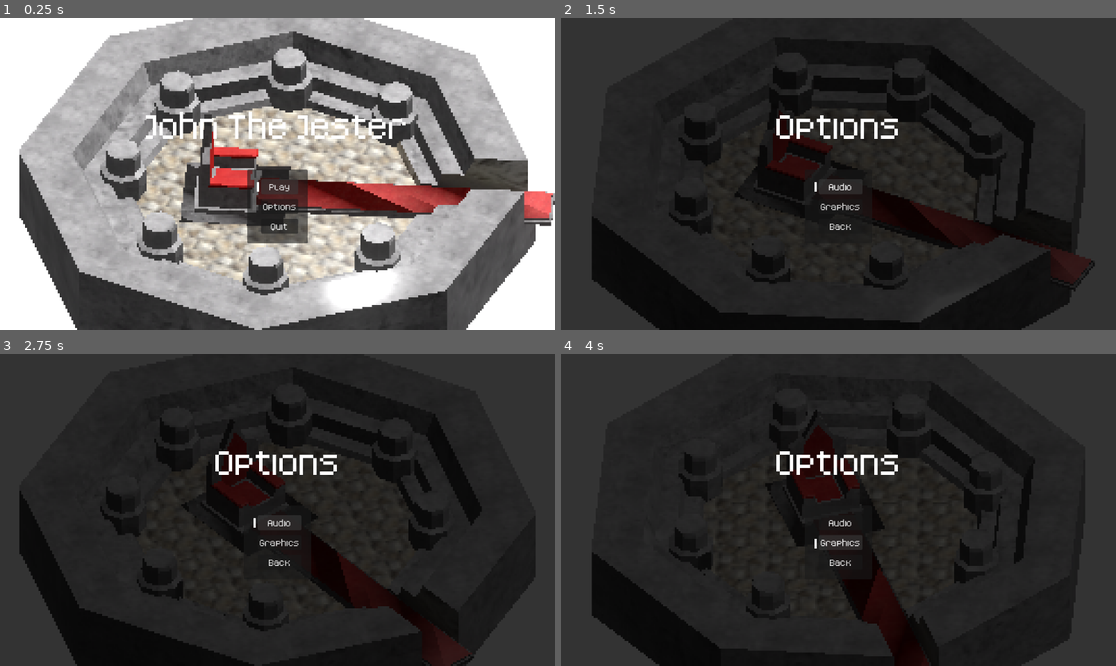
Above: before the commit, frames 1-4 (two rows, left to right).
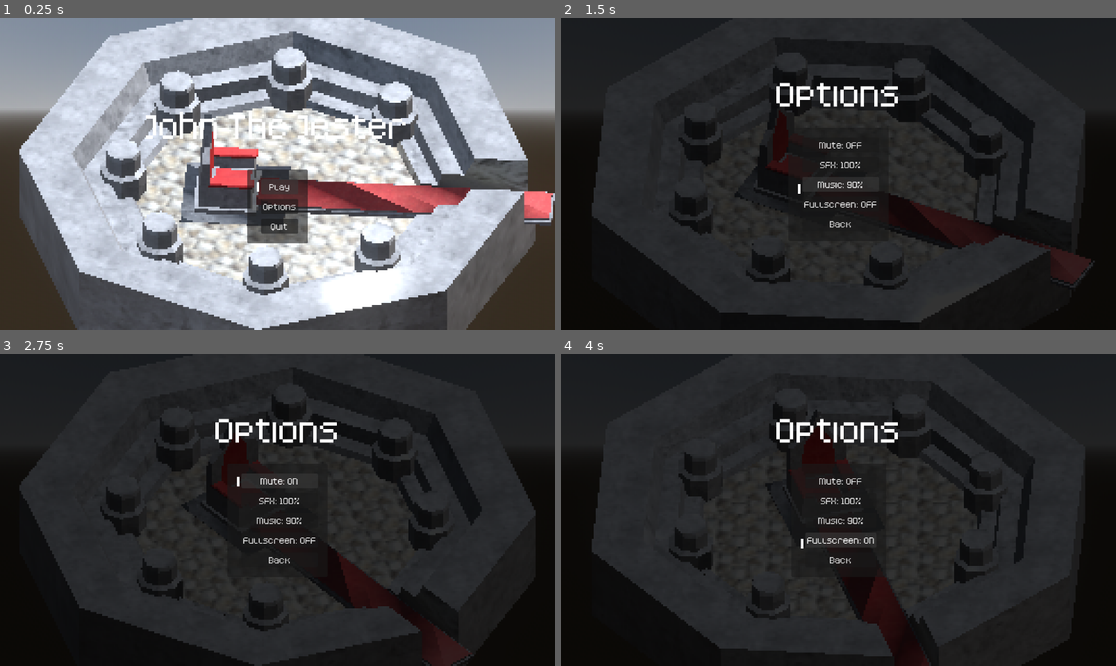
Above: after the commit, the same moments.

Repository: JammingDino/john-the-jester
Game: Godot game, scene res://Main.tscn
The game is run twice, just before and just after one commit, with the same random seed, the same clock (stepped at 60 frames per second) and the same inputs.
Inputs (mouse positions are in pixels of both pictures, inside the frame that each line leads up to):
- Up to frame 1 (0.25 s): no input
- Up to frame 2 (1.5 s): click "Options" at 0.5 s; click (838, 186) at 1.25 s, where only the run before the commit has a clickable "Audio"
- Up to frame 3 (2.75 s): click (277, 481) at 2 s, where only the run after the commit has a clickable "Mute: OFF"
- Up to frame 4 (4 s): click (838, 481) at 2.75 s, where only the run after the commit has a clickable "Mute: ON"; click (838, 541) at 3.5 s, where only the run before the commit has a clickable "Graphics"

The runs differ from the first frame. In frame 1, 84% of the frame differs, in the area x 0-100%, y 0-100%; in frame 2, 15%; in frame 3, 15%; in frame 4, 16%.

Commit message:
Added sounds and settings menus.

Diff:
--- a/Main.tscn
+++ b/Main.tscn
@@ -4,7 +4,14 @@
 [ext_resource type="Script" uid="uid://dk35fctqxji3h" path="res://Script/main.gd" id="1_r0du0"]
 [ext_resource type="PackedScene" uid="uid://lvr4pme8a85v" path="res://Scenes/coutroom.tscn" id="2_r0du0"]
 
+[sub_resource type="ProceduralSkyMaterial" id="ProceduralSkyMaterial_cm0pq"]
+
+[sub_resource type="Sky" id="Sky_trn2v"]
+sky_material = SubResource("ProceduralSkyMaterial_cm0pq")
+
 [sub_resource type="Environment" id="Environment_cm0pq"]
+background_mode = 2
+sky = SubResource("Sky_trn2v")
 ssao_enabled = true
 ssil_enabled = true
 glow_enabled = true
--- a/Scenes/flappy_bird.tscn
+++ b/Scenes/flappy_bird.tscn
@@ -5,6 +5,7 @@
 [ext_resource type="Material" uid="uid://ct3fm6t4vtop" path="res://Assets/MissingMaterial.tres" id="2_w821v"]
 [ext_resource type="PackedScene" uid="uid://cie7328pgcevi" path="res://Scenes/the_fool.tscn" id="4_hrnci"]
 [ext_resource type="PackedScene" uid="uid://pipe001" path="res://Scenes/pipe.tscn" id="5_pipe001"]
+[ext_resource type="AudioStream" uid="uid://p5wqbnvx4cft" path="res://Assets/Sounds/Dead.ogg" id="6_clyin"]
 
 [sub_resource type="BoxShape3D" id="BoxShape3D_kew4r"]
 size = Vector3(1, 0.15551758, 0.94589037)
@@ -148,12 +149,13 @@
 theme_override_constants/margin_top = 50
 
 [node name="RestartPrompt" type="Label" parent="Control/MarginContainer/VBoxContainer/MarginContainer" unique_id=460062181]
+visible = false
 layout_mode = 2
 theme_override_font_sizes/font_size = 60
 text = "Press a Key"
 horizontal_alignment = 1
 
-[node name="Camera3D" type="Camera3D" parent="." unique_id=1116973105]
-transform = Transform3D(-4.371139e-08, 0, 1, 0, 1, 0, -1, 0, -4.371139e-08, 2.13738, 0.57494444, 0)
+[node name="AudioStreamPlayer" type="AudioStreamPlayer" parent="." unique_id=785744925]
+stream = ExtResource("6_clyin")
 
 [editable path="Player/Facing/the fool"]
--- a/Scenes/options_menu.tscn
+++ b/Scenes/options_menu.tscn
@@ -28,12 +28,12 @@
 anchor_right = 0.5
 anchor_bottom = 0.5
 offset_left = -202.5
-offset_top = -117.0
+offset_top = -210.0
 offset_right = 202.5
-offset_bottom = 117.0
+offset_bottom = 210.0
 grow_horizontal = 2
 grow_vertical = 2
-theme_override_constants/separation = 50
+theme_override_constants/separation = 30
 
 [node name="Label" type="Label" parent="VBoxContainer" unique_id=844807456]
 layout_mode = 2
@@ -70,15 +70,25 @@
 layout_mode = 2
 theme_override_constants/separation = 10
 
-[node name="Audio" type="Button" parent="VBoxContainer/PanelContainer/MarginContainer/HBoxContainer/VBoxContainer" unique_id=1309389564]
+[node name="Mute" type="Button" parent="VBoxContainer/PanelContainer/MarginContainer/HBoxContainer/VBoxContainer" unique_id=1309389564]
 layout_mode = 2
 theme_override_font_sizes/font_size = 30
-text = "Audio"
+text = "Mute: OFF"
 
-[node name="Graphics" type="Button" parent="VBoxContainer/PanelContainer/MarginContainer/HBoxContainer/VBoxContainer" unique_id=1348655082]
+[node name="SFX" type="Button" parent="VBoxContainer/PanelContainer/MarginContainer/HBoxContainer/VBoxContainer" unique_id=1348655082]
 layout_mode = 2
 theme_override_font_sizes/font_size = 30
-text = "Graphics"
+text = "SFX: 100%"
+
+[node name="Music" type="Button" parent="VBoxContainer/PanelContainer/MarginContainer/HBoxContainer/VBoxContainer" unique_id=200000001]
+layout_mode = 2
+theme_override_font_sizes/font_size = 30
+text = "Music: 100%"
+
+[node name="Fullscreen" type="Button" parent="VBoxContainer/PanelContainer/MarginContainer/HBoxContainer/VBoxContainer" unique_id=200000002]
+layout_mode = 2
+theme_override_font_sizes/font_size = 30
+text = "Fullscreen: OFF"
 
 [node name="Back" type="Button" parent="VBoxContainer/PanelContainer/MarginContainer/HBoxContainer/VBoxContainer" unique_id=369638477]
 layout_mode = 2
--- a/Scenes/tomato_catcher.tscn
+++ b/Scenes/tomato_catcher.tscn
@@ -4,6 +4,7 @@
 [ext_resource type="Script" uid="uid://dno033qeg05re" path="res://Script/tomato_catcher/tomato_catcher.gd" id="1_tomato_script"]
 [ext_resource type="Script" uid="uid://bg0yfklbthd84" path="res://Script/tomato_catcher/player.gd" id="2_fo0l6"]
 [ext_resource type="PackedScene" uid="uid://cie7328pgcevi" path="res://Scenes/the_fool.tscn" id="4_bhtul"]
+[ext_resource type="AudioStream" uid="uid://p5wqbnvx4cft" path="res://Assets/Sounds/Dead.ogg" id="5_2xaur"]
 
 [sub_resource type="BoxMesh" id="BoxMesh_kew4r"]
 size = Vector3(0.4, 0.3, 0.1)
@@ -196,4 +197,7 @@
 text = "Press keys"
 horizontal_alignment = 1
 
+[node name="AudioStreamPlayer" type="AudioStreamPlayer" parent="." unique_id=799853560]
+stream = ExtResource("5_2xaur")
+
 [editable path="Player/Facing/the fool"]
--- a/Script/animated_menu.gd
+++ b/Script/animated_menu.gd
@@ -51,11 +51,17 @@
 		indicator.position.y = indicator_y
 
 	if Input.is_action_just_pressed("ui_up"):
+		var old = selected_button
 		selected_button = max(0, selected_button - 1)
+		if old != selected_button:
+			MenuManager.play_hover_sound()
 		_reset_spring()
 		_update_button_states()
 	elif Input.is_action_just_pressed("ui_down"):
+		var old = selected_button
 		selected_button = min(buttons.size() - 1, selected_button + 1)
+		if old != selected_button:
+			MenuManager.play_hover_sound()
 		_reset_spring()
 		_update_button_states()
 
@@ -77,10 +83,13 @@
 
 func _on_button_mouse_entered(index: int) -> void:
 	if not is_active: return
-	selected_button = index
-	_reset_spring()
-	_update_button_states()
+	if selected_button != index:
+		selected_button = index
+		MenuManager.play_hover_sound()
+		_reset_spring()
+		_update_button_states()
 
 func _on_button_pressed(index: int) -> void:
 	if not is_active: return
+	MenuManager.play_press_sound()
 	option_selected.emit(index)
--- a/Script/flappy_bird/flappy_bird.gd
+++ b/Script/flappy_bird/flappy_bird.gd
@@ -23,6 +23,8 @@
 @onready var counter: Label = $Control/MarginContainer/VBoxContainer/Counter
 @onready var restart_prompt: Label = $Control/MarginContainer/VBoxContainer/MarginContainer/RestartPrompt
 @onready var animation_player: AnimationPlayer = $"Player/Facing/the fool/AnimationPlayer"
+@onready var audio_stream_player: AudioStreamPlayer = $AudioStreamPlayer
+
 
 var game_over : bool = false
 var score: int = 0
@@ -113,6 +115,8 @@
 	if animation_player:
 		animation_player.play("dead")
 
+	$AudioStreamPlayer.play()
+
 
 func _spawn_pipe_pair() -> void:
 	if not pipe_scene:
--- a/Script/main.gd
+++ b/Script/main.gd
@@ -41,6 +41,8 @@
 	MenuManager.options_opened.connect(_on_options_opened)
 	MenuManager.options_closed.connect(_on_options_closed)
 
+	MenuManager.play_main_menu_music()
+
 func _on_options_opened() -> void:
 	if not is_busy and MenuManager.current_game_scene == null:
 		_hide_ui()
@@ -64,6 +66,7 @@
 	MenuManager.current_game_scene = null
 	_apply_cam_overides(menu_cam_overides)
 	_show_ui()
+	MenuManager.play_main_menu_music()
 
 func _apply_cam_overides(current_cam) -> void:
 	target_cam_rotation = current_cam["rotation"]
@@ -74,6 +77,7 @@
 	is_busy = true
 	_hide_ui()
 	MenuManager.is_game_active = true
+	MenuManager.play_game_music()
 
 	var game_scene = load(levels[current_level]).instantiate()
 	current_level = (current_level+1) % len(levels)
--- a/Script/menu_manager.gd
+++ b/Script/menu_manager.gd
@@ -8,12 +8,65 @@
 var is_game_active: bool = false
 var current_game_scene: Node = null
 
+var hover_player: AudioStreamPlayer
+var press_player: AudioStreamPlayer
+var music_player: AudioStreamPlayer
+
+var ui_music: AudioStream
+var game_music_1: AudioStream
+var game_music_2: AudioStream
+
+var music_acceleration: float = 0.003
+
 signal options_opened
 signal options_closed
 
 func _ready() -> void:
 	# Ensure the manager continues running when the tree is paused!
 	process_mode = Node.PROCESS_MODE_ALWAYS
+
+	hover_player = AudioStreamPlayer.new()
+	hover_player.stream = load("res://Assets/Sounds/UI_Hover.ogg")
+	hover_player.bus = "SFX"
+	add_child(hover_player)
+
+	press_player = AudioStreamPlayer.new()
+	press_player.stream = load("res://Assets/Sounds/UI_Press.ogg")
+	press_player.bus = "SFX"
+	add_child(press_player)
+
+	music_player = AudioStreamPlayer.new()
+	music_player.bus = "Music"
+	add_child(music_player)
+
+	ui_music = load("res://Assets/Music/UI_Track.ogg")
+	game_music_1 = load("res://Assets/Music/Game_Track_1.ogg")
+	game_music_2 = load("res://Assets/Music/Game_Track_2.ogg")
+
+func _process(delta: float) -> void:
+	# Gradually speed up the music if we are actively playing the game, capping at 2x speed
+	if is_game_active and not get_tree().paused:
+		music_player.pitch_scale = min(music_player.pitch_scale + music_acceleration * delta, 2.0)
+
+func play_main_menu_music() -> void:
+	if music_player.stream != ui_music or not music_player.playing:
+		music_player.stream = ui_music
+		music_player.pitch_scale = 1.0
+		music_player.play()
+
+func play_game_music() -> void:
+	music_player.pitch_scale = 1.0
+	if randf() > 0.5:
+		music_player.stream = game_music_1
+	else:
+		music_player.stream = game_music_2
+	music_player.play()
+
+func play_hover_sound() -> void:
+	if hover_player: hover_player.play()
+
+func play_press_sound() -> void:
+	if press_player: press_player.play()
 
 func _unhandled_input(event: InputEvent) -> void:
 	# Only allow pausing if we are actually playing a game (not on the main menu)
--- a/Script/options_menu.gd
+++ b/Script/options_menu.gd
@@ -1,27 +1,55 @@
 extends Control
 
-@onready var container = $VBoxContainer
 @onready var indicator = $VBoxContainer/PanelContainer/MarginContainer/HBoxContainer/MarginContainer/Indicator
-@onready var buttons: Array[Button] = [
-	$VBoxContainer/PanelContainer/MarginContainer/HBoxContainer/VBoxContainer/Audio,
-	$VBoxContainer/PanelContainer/MarginContainer/HBoxContainer/VBoxContainer/Graphics,
-	$VBoxContainer/PanelContainer/MarginContainer/HBoxContainer/VBoxContainer/Back
-]
+@onready var btn_mute: Button = $VBoxContainer/PanelContainer/MarginContainer/HBoxContainer/VBoxContainer/Mute
+@onready var btn_sfx: Button = $VBoxContainer/PanelContainer/MarginContainer/HBoxContainer/VBoxContainer/SFX
+@onready var btn_music: Button = $VBoxContainer/PanelContainer/MarginContainer/HBoxContainer/VBoxContainer/Music
+@onready var btn_fullscreen: Button = $VBoxContainer/PanelContainer/MarginContainer/HBoxContainer/VBoxContainer/Fullscreen
+@onready var btn_back: Button = $VBoxContainer/PanelContainer/MarginContainer/HBoxContainer/VBoxContainer/Back
 
 var animated_menu: AnimatedMenu
 
 func _ready() -> void:
 	process_mode = Node.PROCESS_MODE_ALWAYS
+	_refresh_labels()
+	var buttons: Array[Button] = [btn_mute, btn_sfx, btn_music, btn_fullscreen, btn_back]
 	animated_menu = AnimatedMenu.new()
 	animated_menu.indicator = indicator
 	animated_menu.buttons = buttons
 	animated_menu.option_selected.connect(_on_menu_option_selected)
 	add_child(animated_menu)
 
+func _refresh_labels() -> void:
+	btn_mute.text = "Mute: ON" if SettingsManager.muted else "Mute: OFF"
+	btn_sfx.text = "SFX: %d%%" % SettingsManager.sfx_volume
+	btn_music.text = "Music: %d%%" % SettingsManager.music_volume
+	btn_fullscreen.text = "Fullscreen: ON" if SettingsManager.fullscreen else "Fullscreen: OFF"
+
 func _on_menu_option_selected(index: int) -> void:
 	match index:
-		0: pass
-		1: pass
+		0:
+			SettingsManager.muted = not SettingsManager.muted
+			SettingsManager.apply_settings()
+			SettingsManager.save_settings()
+			_refresh_labels()
+		1:
+			SettingsManager.sfx_volume -= 10
+			if SettingsManager.sfx_volume < 0:
+				SettingsManager.sfx_volume = 100
+			SettingsManager.apply_settings()
+			SettingsManager.save_settings()
+			_refresh_labels()
 		2:
-			# Back out to main menu
+			SettingsManager.music_volume -= 10
+			if SettingsManager.music_volume < 0:
+				SettingsManager.music_volume = 100
+			SettingsManager.apply_settings()
+			SettingsManager.save_settings()
+			_refresh_labels()
+		3:
+			SettingsManager.fullscreen = not SettingsManager.fullscreen
+			SettingsManager.apply_settings()
+			SettingsManager.save_settings()
+			_refresh_labels()
+		4:
 			MenuManager.close_options_menu()
--- /dev/null
+++ b/Script/settings_manager.gd
@@ -0,0 +1,58 @@
+extends Node
+
+const SAVE_PATH = "user://settings.cfg"
+
+var sfx_volume: int = 100
+var music_volume: int = 100
+var muted: bool = false
+var fullscreen: bool = false
+
+func _ready() -> void:
+	load_settings()
+	apply_settings()
+
+func save_settings() -> void:
+	var config = ConfigFile.new()
+	config.set_value("audio", "sfx_volume", sfx_volume)
+	config.set_value("audio", "music_volume", music_volume)
+	config.set_value("audio", "muted", muted)
+	config.set_value("display", "fullscreen", fullscreen)
+	config.save(SAVE_PATH)
+
+func load_settings() -> void:
+	var config = ConfigFile.new()
+	if config.load(SAVE_PATH) == OK:
+		sfx_volume = config.get_value("audio", "sfx_volume", 100)
+		music_volume = config.get_value("audio", "music_volume", 100)
+		muted = config.get_value("audio", "muted", false)
+		fullscreen = config.get_value("display", "fullscreen", false)
+
+func apply_settings() -> void:
+	_ensure_bus("SFX")
+	_ensure_bus("Music")
+
+	var sfx_idx = AudioServer.get_bus_index("SFX")
+	var music_idx = AudioServer.get_bus_index("Music")
+
+	AudioServer.set_bus_volume_db(sfx_idx, _volume_to_db(sfx_volume))
+	AudioServer.set_bus_mute(sfx_idx, muted)
+
+	AudioServer.set_bus_volume_db(music_idx, _volume_to_db(music_volume))
+	AudioServer.set_bus_mute(music_idx, muted)
+
+func _ensure_bus(bus_name: String) -> void:
+	if AudioServer.get_bus_index(bus_name) == -1:
+		var idx = AudioServer.bus_count
+		AudioServer.add_bus()
+		AudioServer.set_bus_name(idx, bus_name)
+		AudioServer.set_bus_send(idx, "Master")
+
+	if fullscreen:
+		DisplayServer.window_set_mode(DisplayServer.WINDOW_MODE_FULLSCREEN)
+	else:
+		DisplayServer.window_set_mode(DisplayServer.WINDOW_MODE_WINDOWED)
+
+func _volume_to_db(volume: int) -> float:
+	if volume <= 0:
+		return -80.0
+	return linear_to_db(volume / 100.0)
--- a/Script/tomato_catcher/tomato_catcher.gd
+++ b/Script/tomato_catcher/tomato_catcher.gd
@@ -17,7 +17,7 @@
 @onready var counter: Label = $Control/MarginContainer/VBoxContainer/Counter
 @onready var restart_prompt: Label = $Control/MarginContainer/VBoxContainer/MarginContainer/RestartPrompt
 @onready var animation_player: AnimationPlayer = $"Player/Facing/the fool/AnimationPlayer"
-
+@onready var audio_stream_player: AudioStreamPlayer = $AudioStreamPlayer
 
 const SAVE_FILE = "user://tomato_highscore.save"
 
@@ -145,6 +145,7 @@
 	restart_prompt.visible = true
 
 	animation_player.play("dead")
+	audio_stream_player.play()
 
 func spawn_tomato() -> void:
 	if not tomato_scene:
--- a/project.godot
+++ b/project.godot
@@ -18,6 +18,7 @@
 [autoload]
 
 ResolutionManager="*uid://6ogec33ms6u4"
+SettingsManager="*res://Script/settings_manager.gd"
 MenuManager="*uid://ca4cygkjt4vb6"
 
 [file_customization]
Not shown, added: Assets/Music/Game_Track_1.ogg.import
Not shown, added: Assets/Music/Game_Track_2.ogg.import
Not shown, added: Assets/Music/UI_Track.ogg.import
Not shown, added: Assets/Sounds/Dead.ogg.import
Not shown, added: Assets/Sounds/UI_Hover.ogg.import
Not shown, added: Assets/Sounds/UI_Press.ogg.import
Not shown, added: Assets/Sounds/bookClose.ogg.import
Not shown, added: Assets/Sounds/confirmation_001.ogg.import
Not shown, added: Assets/Sounds/error_007.ogg.import
Not shown, added: Assets/Sounds/impactPlate_heavy_004.ogg.import
Not shown, added: Assets/sunflowers_puresky_4k.exr.import
Not shown, added: Script/settings_manager.gd.uid
(and 12 more such lines)
